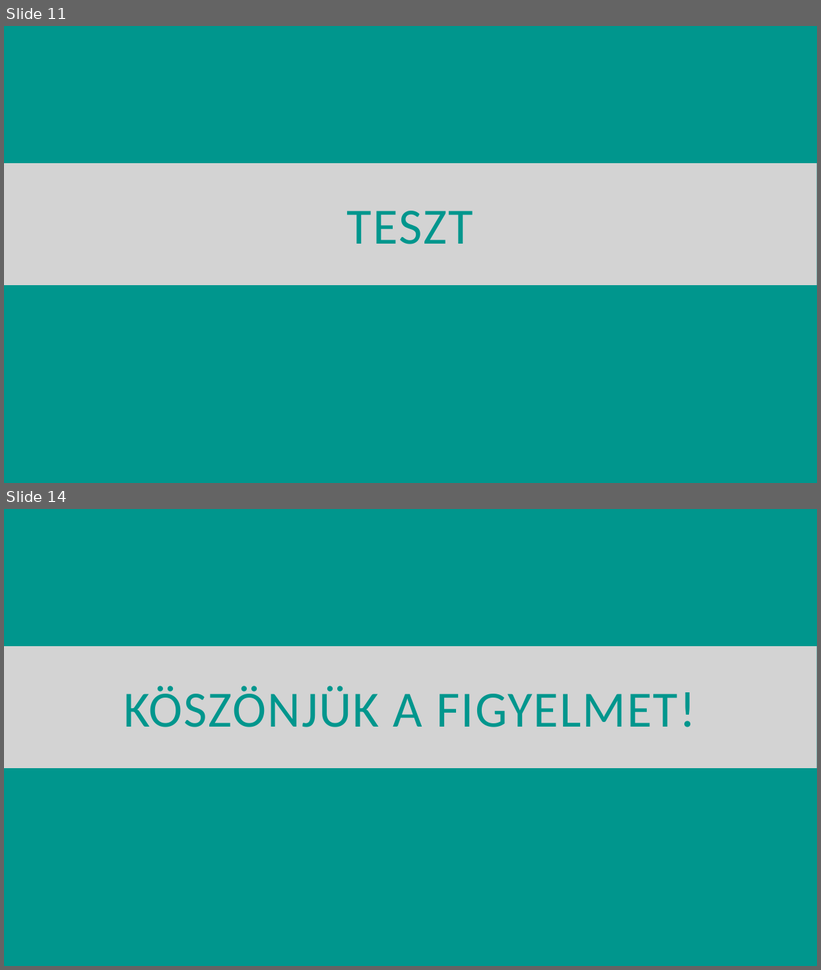
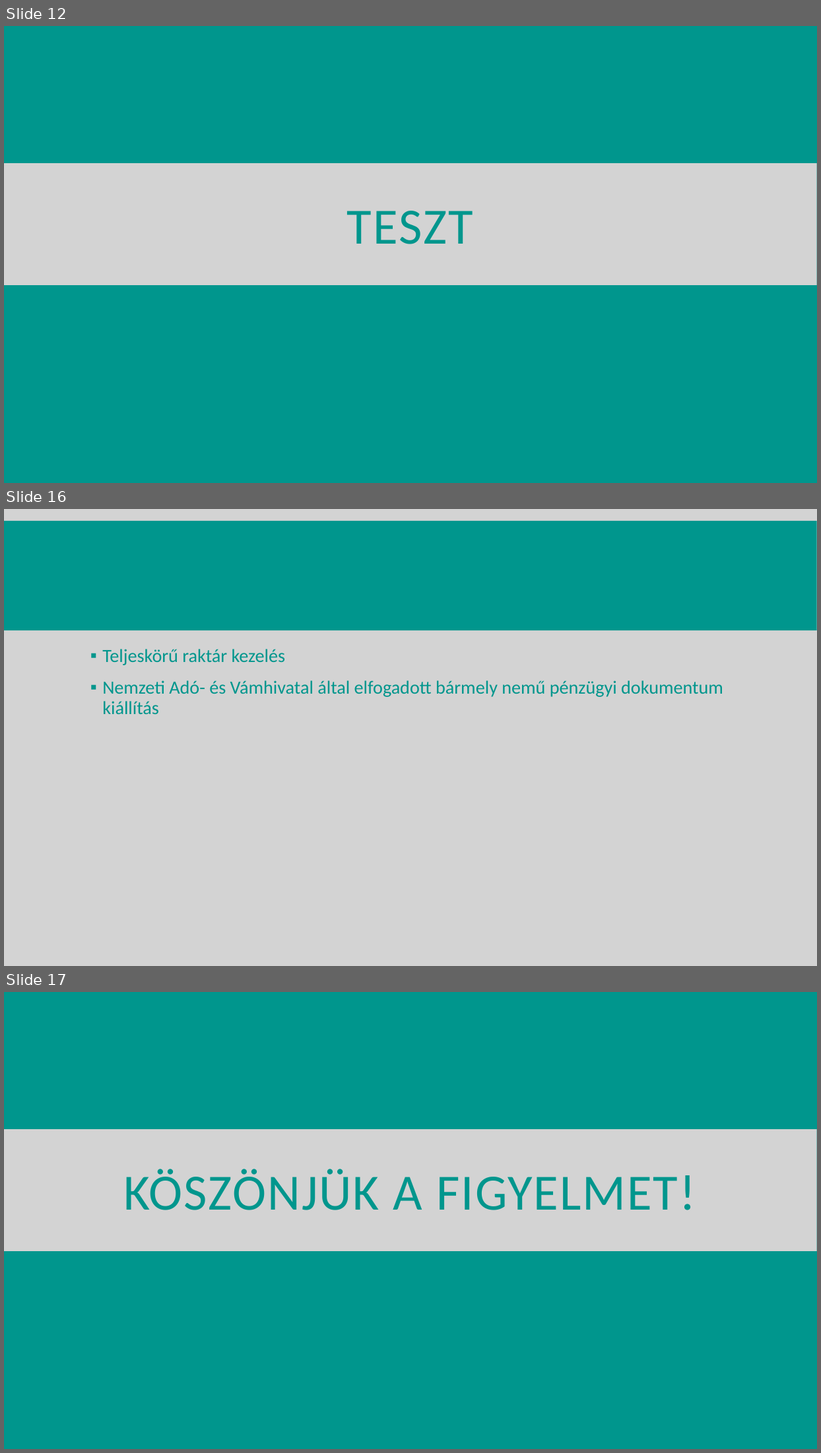
Before and after one commit to Decse1/13_S1_7_vizsgaremek, a slide deck: szerkesztendo_dokumentumok/prezentacio_REKA.pptx. Shown one above the other, each under a label of ours: slides 11 and 14 before the commit, slides 12, 16 and 17 after it; the slides between them are not shown. The pictures are 821x970 and 821x1453 pixels, drawn with LibreOffice and Linux fonts; fonts in the diff are those of the drawing. Boxes give left, top, right and bottom in pixels: in the first picture for what was removed or moved away, otherwise in the second. Text is boxed around its words. In the diff, an @@ line names an element or a change of style, - is before the commit and + after.

```diff
--- a/szerkesztendo_dokumentumok/prezentacio_REKA.pptx
+++ b/szerkesztendo_dokumentumok/prezentacio_REKA.pptx
@@ slide 16 added at bbox=[4, 509, 817, 966], background #D3D3D3 @@
@@ rectangle added at bbox=[4, 521, 817, 630], fill #00968D @@
@@ text added at bbox=[102, 649, 723, 714], 22 pt, text #00968D @@
+▪ Teljeskörű raktár kezelés
+▪ Nemzeti Adó- és Vámhivatal által elfogadott bármely nemű pénzügyi dokumentum kiállítás
@@ what was slide 11 is now slide 12 @@
@@ what was slide 14 is now slide 17 @@
```
Also in this commit, not shown: 3 slides changed, 6 other slides added, 3 slides removed.
